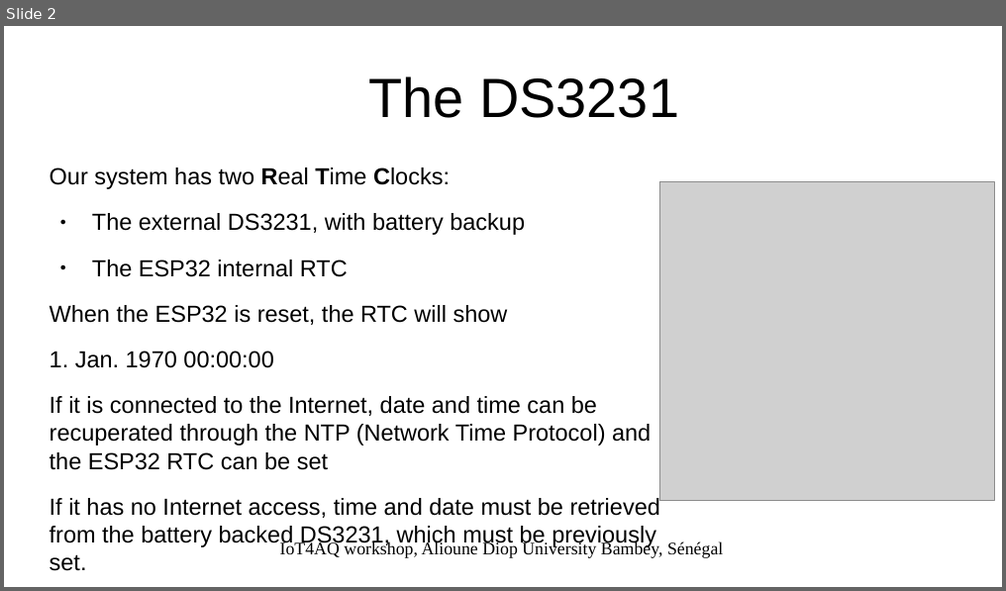
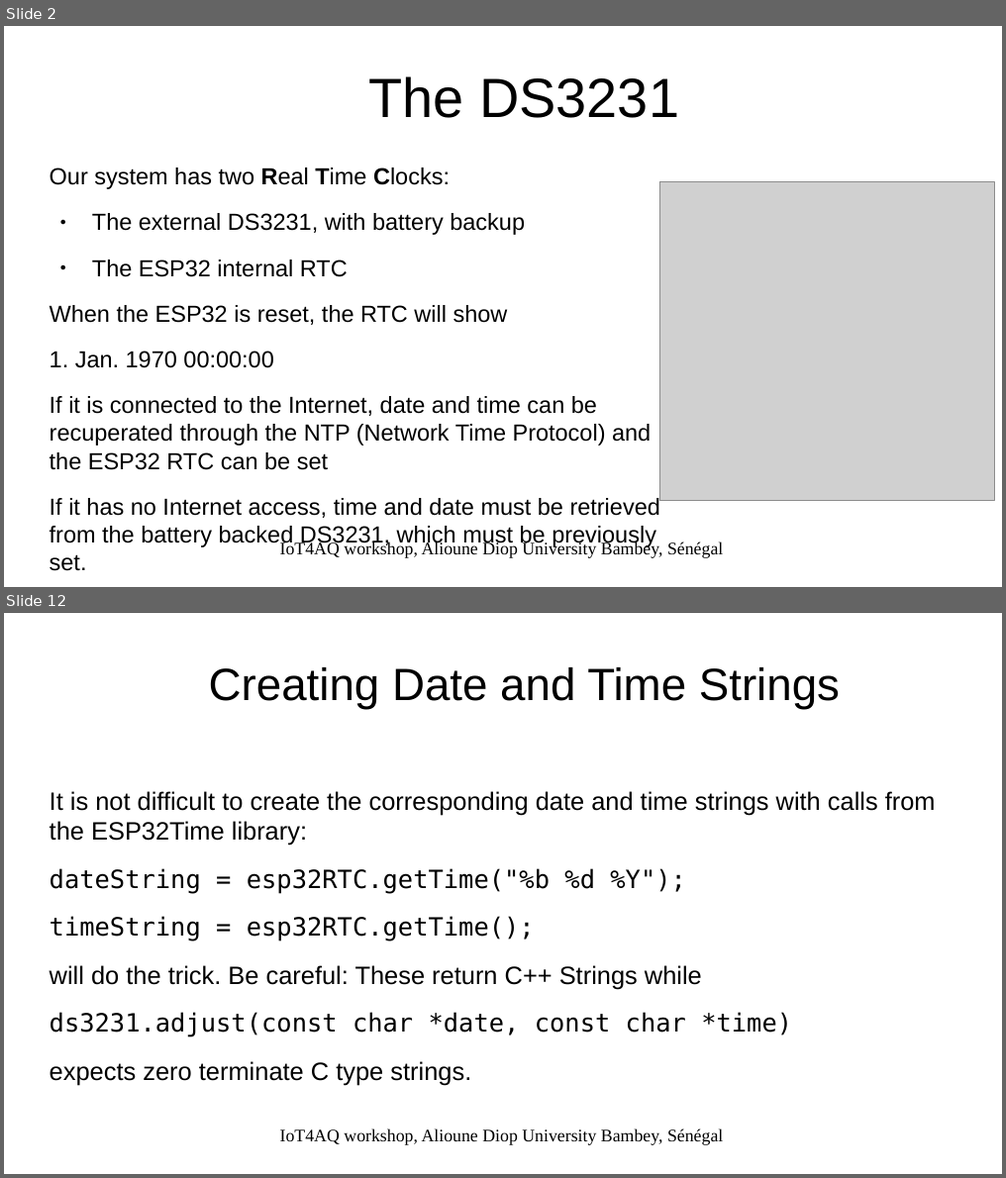
Before and after one commit to uraich/IoT4AQ, a slide deck: workshop/slides/iot4aq_rtc.odp. Shown one above the other, each under a label of ours: slide 2 before the commit, slides 2 and 12 after it; the slides between them are not shown. The pictures are 1006x591 and 1006x1178 pixels, drawn with LibreOffice and Linux fonts; fonts in the diff are those of the drawing; grey boxes stand for pictures; background and template pictures are left out. Boxes give left, top, right and bottom in pixels: in the first picture for what was removed or moved away, otherwise in the second. Text is boxed around its words. In the diff, an @@ line names an element or a change of style, - is before the commit and + after.

```diff
--- a/workshop/slides/iot4aq_rtc.odp
+++ b/workshop/slides/iot4aq_rtc.odp
@@ slide 12 added at [4, 613, 1002, 1174], background #FFFFFF @@
@@ title added at [209, 667, 840, 709], 36 pt, text #000000 @@
+Creating Date and Time Strings
@@ text added at [50, 791, 936, 1085], 20 pt, text #000000 @@
+It is not difficult to create the corresponding date and time strings with calls from the ESP32Time library:
+dateString = esp32RTC.getTime("%b %d %Y");
+timeString = esp32RTC.getTime();
+will do the trick. Be careful: These return C++ Strings while
+ds3231.adjust(const char *date, const char *time)
+expects zero terminate C type strings.
@@ text added at [280, 1129, 723, 1146], 14 pt, text #000000 @@
+IoT4AQ workshop, Alioune Diop University Bambey, Sénégal
```
Also in this commit, not shown: 1 slide changed, 8 other slides added, 8 other files.
